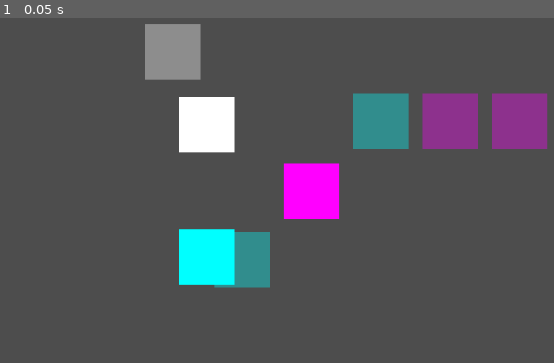
Above: before the commit, frame 1.
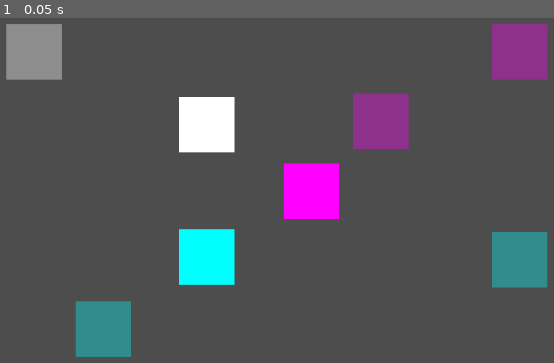
Above: after the commit, the same moment.

Repository: TJeffrey237/CS386Project
Game: Godot game, scene res://DEMO_placeable_objects.tscn
The game is run twice, just before and just after one commit, with the same random seed, the same clock (stepped at 60 frames per second) and the same inputs. This scene is started directly instead of the project's main scene.
Inputs:
- Up to frame 1 (0.05 s): no input

The runs differ from the first frame. In frame 1, 14% of the frame differs, in the area x 1-99%, y 1-99%.

Commit message:
Made changes to demo scene place locations.

Diff:
--- a/upkeep/DEMO_placeable_objects.tscn
+++ b/upkeep/DEMO_placeable_objects.tscn
@@ -15,7 +15,7 @@
 scale = Vector2(4, 4)
 physics_material_override = SubResource("PhysicsMaterial_dxukb")
 script = ExtResource("1_iv5nd")
-valid_locations = [Vector2(-200, -200)]
+valid_locations = [Vector2(-400, -200)]
 lock_in_place = [false]
 
 [node name="CollisionShape2D" type="CollisionShape2D" parent="Place Body 1"]
@@ -30,7 +30,7 @@
 scale = Vector2(4, 4)
 physics_material_override = SubResource("PhysicsMaterial_dxukb")
 script = ExtResource("1_iv5nd")
-valid_locations = [Vector2(-100, 100), Vector2(100, -100)]
+valid_locations = [Vector2(300, 100), Vector2(-300, 200)]
 lock_in_place = [false, true]
 
 [node name="CollisionShape2D" type="CollisionShape2D" parent="Place Body 2"]
@@ -46,7 +46,7 @@
 scale = Vector2(4, 4)
 physics_material_override = SubResource("PhysicsMaterial_dxukb")
 script = ExtResource("1_iv5nd")
-valid_locations = [Vector2(200, -100), Vector2(300, -100)]
+valid_locations = [Vector2(300, -200), Vector2(100, -100)]
 lock_in_place = [true, false]
 
 [node name="CollisionShape2D" type="CollisionShape2D" parent="Place Body 3"]
